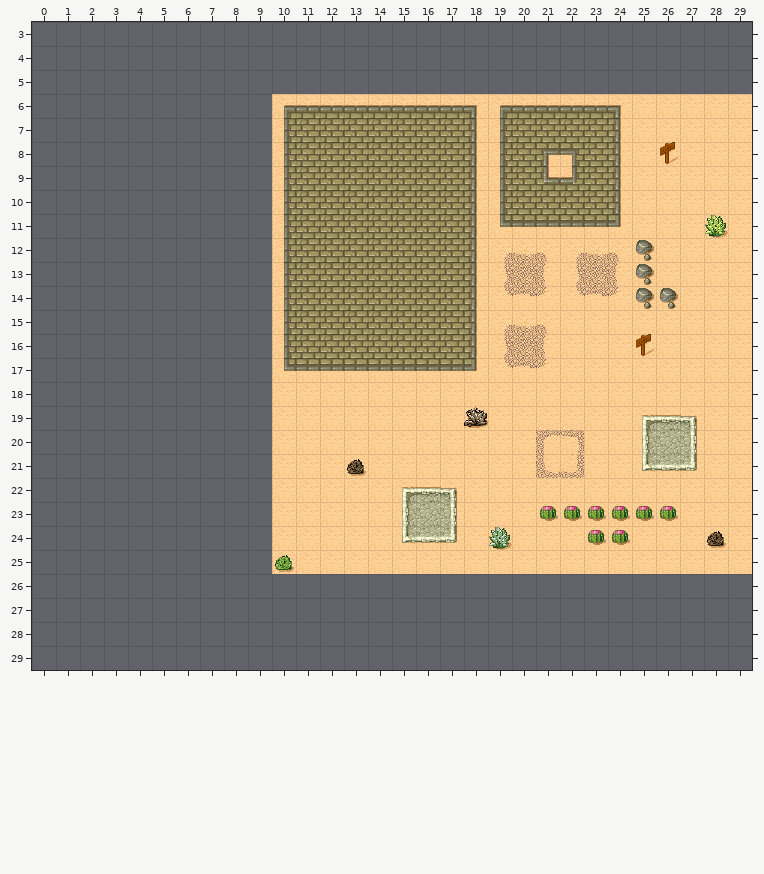
Level history. Tiled map: res/level/0/map1a.tmx. The picture above is the old version.
Cells are 32x32 px. Shown: x 0..29, y 3..29. The old version is drawn lined up with the new one.
And afterwards:
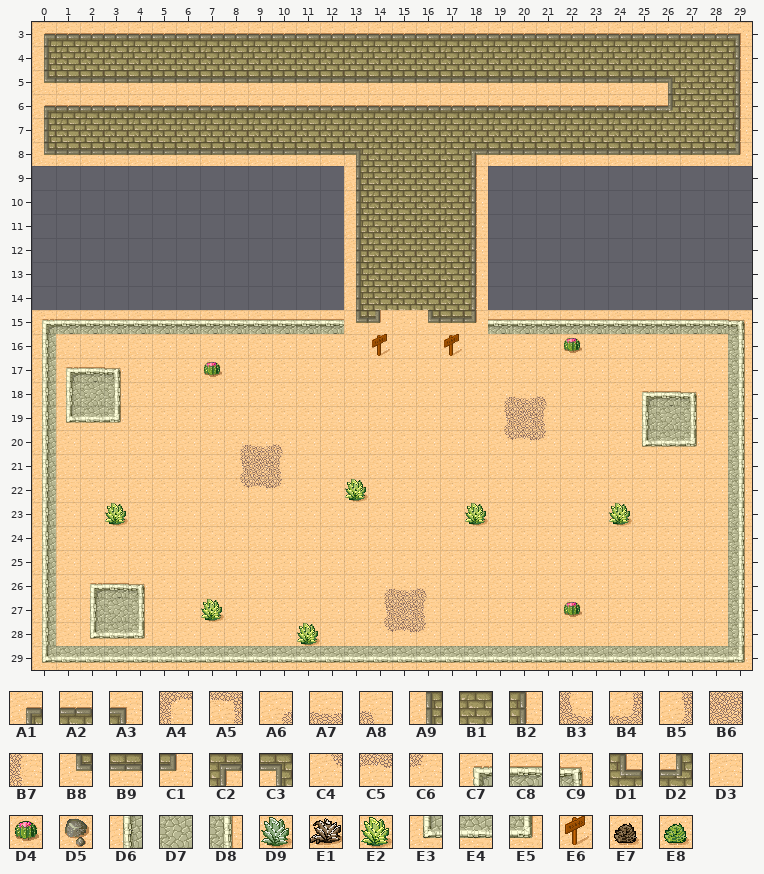
Key: from "tmw_desert_spacing": A1 0, A2 1, A3 2, A4 3, A5 4, A6 5, A7 6, A8 7, A9 8, B1 9, B2 10, B3 11, B4 12, B5 13, B6 14, B7 15, B8 16, B9 17, C1 18, C2 19, C3 20, C4 21, C5 22, C6 23, C7 24, C8 25, C9 26, D1 27, D2 28, D3 29, D4 30, D5 31, D6 32, D7 33, D8 34, D9 37, E1 38, E2 39, E3 40, E4 41, E5 42, E6 45, E7 46, E8 47.
__ is an empty cell, .. an unchanged one.
Difference:
map size 20x20 -> 30x30 cells (old content now starts at 10,6; both pictures use the new coordinates)
--- layer "TrueMap"
@@ x 0..29 @@
- 3 __ __ __ __ __ __ __ __ __ __ __ __ __ __ __ __ __ __ __ __ __ __ __ __ __ __ __ __ __ __
- 4 __ __ __ __ __ __ __ __ __ __ __ __ __ __ __ __ __ __ __ __ __ __ __ __ __ __ __ __ __ __
- 5 __ __ __ __ __ __ __ __ __ __ __ __ __ __ __ __ __ __ __ __ __ __ __ __ __ __ __ __ __ __
- 6 __ __ __ __ __ __ __ __ __ __ A1 .. .. .. .. .. .. .. A3 A1 .. .. .. .. A3 D3 D3 D3 D3 D3
- 7 __ __ __ __ __ __ __ __ __ __ A9 .. .. .. .. .. .. .. B2 A9 .. .. .. .. B2 D3 D3 D3 D3 D3
- 8 __ __ __ __ __ __ __ __ __ __ A9 B1 B1 B1 .. .. .. .. B2 A9 B1 C2 C3 B1 B2 D3 E6 D3 D3 D3
- 9 .. .. .. .. .. .. .. .. .. .. A9 B1 B1 B1 .. .. .. .. .. A9 B1 D1 D2 B1 B2 D3 D3 D3 D3 D3
-10 .. .. .. .. .. .. .. .. .. .. A9 B1 B1 B1 .. .. .. .. .. A9 B1 B1 B1 B1 B2 D3 D3 D3 D3 D3
-11 .. .. .. .. .. .. .. .. .. .. A9 B1 B1 B1 .. .. .. .. .. B8 B9 B9 B9 B9 C1 D3 D3 D3 E2 D3
-12 .. .. .. .. .. .. .. .. .. .. A9 B1 B1 B1 .. .. .. .. .. A6 A7 A8 A6 A7 A8 D5 D3 D3 D3 D3
-13 .. .. .. .. .. .. .. .. .. .. A9 B1 B1 B1 .. .. .. .. .. B5 B6 B7 B5 B6 B7 D5 D3 D3 D3 D3
-14 .. .. .. .. .. .. .. .. .. .. A9 B1 B1 B1 .. .. .. .. .. C4 C5 C6 C4 C5 C6 D5 D5 D3 D3 D3
-15 __ __ __ __ __ __ __ __ __ __ A9 B1 B1 B1 B1 B1 B1 B1 B2 A6 A7 A8 D3 D3 D3 D3 D3 D3 D3 D3
-16 __ __ __ __ __ __ __ __ __ __ A9 B1 B1 B1 B1 B1 B1 B1 B2 B5 B6 B7 D3 .. .. E6 .. .. .. D3
-17 __ __ __ __ __ __ __ __ __ __ B8 B9 B9 B9 B9 B9 B9 B9 C1 C4 C5 C6 .. .. .. .. .. .. .. D3
-18 __ __ __ __ __ __ __ __ __ __ .. .. .. .. .. .. .. .. .. D3 D3 D3 .. .. .. D3 D3 D3 .. D3
-19 __ __ __ __ __ __ __ __ __ __ .. .. .. .. .. .. .. .. E1 D3 D3 D3 .. .. .. C7 C8 C9 .. D3
-20 __ __ __ __ __ __ __ __ __ __ D3 .. .. .. .. .. .. .. .. D3 D3 A4 A5 .. .. D6 D7 D8 .. D3
-21 __ __ __ __ __ __ __ __ __ __ D3 .. .. E7 .. .. .. .. .. .. .. B3 B4 .. .. E3 E4 E5 .. D3
-22 __ __ __ __ __ __ __ __ __ __ D3 .. .. D3 .. C7 C8 C9 .. .. .. .. .. .. .. .. .. .. .. D3
-23 __ __ __ __ __ __ __ __ __ __ .. .. .. .. .. D6 D7 D8 D3 .. .. D4 D4 D4 D4 D4 D4 .. .. D3
-24 __ __ __ __ __ __ __ __ __ __ .. .. .. .. .. E3 E4 E5 .. D9 .. .. .. D4 D4 .. .. .. E7 D3
-25 __ __ __ __ __ __ __ __ __ __ E8 .. .. .. .. .. .. .. .. .. .. .. .. .. .. .. .. .. .. D3
-26 __ __ __ __ __ __ __ __ __ __ __ __ __ __ __ __ __ __ __ __ __ __ __ __ __ __ __ __ __ __
-27 __ __ __ __ __ __ __ __ __ __ __ __ __ __ __ __ __ __ __ __ __ __ __ __ __ __ __ __ __ __
-28 __ __ __ __ __ __ __ __ __ __ __ __ __ __ __ __ __ __ __ __ __ __ __ __ __ __ __ __ __ __
-29 __ __ __ __ __ __ __ __ __ __ __ __ __ __ __ __ __ __ __ __ __ __ __ __ __ __ __ __ __ __
+ 3 A1 A2 A2 A2 A2 A2 A2 A2 A2 A2 A2 A2 A2 A2 A2 A2 A2 A2 A2 A2 A2 A2 A2 A2 A2 A2 A2 A2 A2 A3
+ 4 A9 B1 B1 B1 B1 B1 B1 B1 B1 B1 B1 B1 B1 B1 B1 B1 B1 B1 B1 B1 B1 B1 B1 B1 B1 B1 B1 B1 B1 B2
+ 5 B8 B9 B9 B9 B9 B9 B9 B9 B9 B9 B9 B9 B9 B9 B9 B9 B9 B9 B9 B9 B9 B9 B9 B9 B9 B9 C3 B1 B1 B2
+ 6 A1 A2 A2 A2 A2 A2 A2 A2 A2 A2 A2 .. .. .. .. .. .. .. A2 A2 .. .. .. .. A2 A2 D2 B1 B1 B2
+ 7 A9 B1 B1 B1 B1 B1 B1 B1 B1 B1 B1 .. .. .. .. .. .. .. B1 B1 .. .. .. .. B1 B1 B1 B1 B1 B2
+ 8 B8 B9 B9 B9 B9 B9 B9 B9 B9 B9 B9 B9 B9 C3 .. .. .. .. C2 B9 B9 B9 B9 B9 B9 B9 B9 B9 B9 C1
+ 9 .. .. .. .. .. .. .. .. .. .. __ __ __ A9 .. .. .. .. .. __ __ __ __ __ __ __ __ __ __ __
+10 .. .. .. .. .. .. .. .. .. .. __ __ __ A9 .. .. .. .. .. __ __ __ __ __ __ __ __ __ __ __
+11 .. .. .. .. .. .. .. .. .. .. __ __ __ A9 .. .. .. .. .. __ __ __ __ __ __ __ __ __ __ __
+12 .. .. .. .. .. .. .. .. .. .. __ __ __ A9 .. .. .. .. .. __ __ __ __ __ __ __ __ __ __ __
+13 .. .. .. .. .. .. .. .. .. .. __ __ __ A9 .. .. .. .. .. __ __ __ __ __ __ __ __ __ __ __
+14 .. .. .. .. .. .. .. .. .. .. __ __ __ A9 .. .. .. .. .. __ __ __ __ __ __ __ __ __ __ __
+15 C7 C8 C8 C8 C8 C8 C8 C8 C8 C8 C8 C8 C8 B8 C1 D3 B8 B9 C1 C8 C8 C8 C8 C8 C8 C8 C8 C8 C8 C9
+16 D6 D3 D3 D3 D3 D3 D3 D3 D3 D3 D3 D3 D3 D3 E6 D3 D3 E6 D3 D3 D3 D3 D4 .. .. D3 .. .. .. D8
+17 D6 C7 C8 C9 D3 D3 D3 D4 D3 D3 D3 D3 D3 D3 D3 D3 D3 D3 D3 D3 D3 D3 .. .. .. .. .. .. .. D8
+18 D6 D6 D7 D8 D3 D3 D3 D3 D3 D3 .. .. .. .. .. .. .. .. .. A6 A7 A8 .. .. .. C7 C8 C9 .. D8
+19 D6 E3 E4 E5 D3 D3 D3 D3 D3 D3 .. .. .. .. .. .. .. .. D3 B5 B6 B7 .. .. .. D6 D7 D8 .. D8
+20 D6 D3 D3 D3 D3 D3 D3 D3 A6 A7 A8 .. .. .. .. .. .. .. .. C4 C5 C6 D3 .. .. E3 E4 E5 .. D8
+21 D6 D3 D3 D3 D3 D3 D3 D3 B5 B6 B7 .. .. D3 .. .. .. .. .. .. .. D3 D3 .. .. D3 D3 D3 .. D8
+22 D6 D3 D3 D3 D3 D3 D3 D3 C4 C5 C6 .. .. E2 .. D3 D3 D3 .. .. .. .. .. .. .. .. .. .. .. D8
+23 D6 D3 D3 E2 D3 D3 D3 D3 D3 D3 .. .. .. .. .. D3 D3 D3 E2 .. .. D3 D3 D3 E2 D3 D3 .. .. D8
+24 D6 D3 D3 D3 D3 D3 D3 D3 D3 D3 .. .. .. .. .. D3 D3 D3 .. D3 .. .. .. D3 D3 .. .. .. D3 D8
+25 D6 D3 D3 D3 D3 D3 D3 D3 D3 D3 D3 .. .. .. .. .. .. .. .. .. .. .. .. .. .. .. .. .. .. D8
+26 D6 D3 C7 C8 C9 D3 D3 D3 D3 D3 D3 D3 D3 D3 A6 A7 A8 D3 D3 D3 D3 D3 D3 D3 D3 D3 D3 D3 D3 D8
+27 D6 D3 D6 D7 D8 D3 D3 E2 D3 D3 D3 D3 D3 D3 B5 B6 B7 D3 D3 D3 D3 D3 D4 D3 D3 D3 D3 D3 D3 D8
+28 D6 D3 E3 E4 E5 D3 D3 D3 D3 D3 D3 E2 D3 D3 C4 C5 C6 D3 D3 D3 D3 D3 D3 D3 D3 D3 D3 D3 D3 D8
+29 E3 E4 E4 E4 E4 E4 E4 E4 E4 E4 E4 E4 E4 E4 E4 E4 E4 E4 E4 E4 E4 E4 E4 E4 E4 E4 E4 E4 E4 E5
Where, in picture pixels (left, top, right, bottom), the same in both pictures:
changed: (32, 22, 752, 670)
